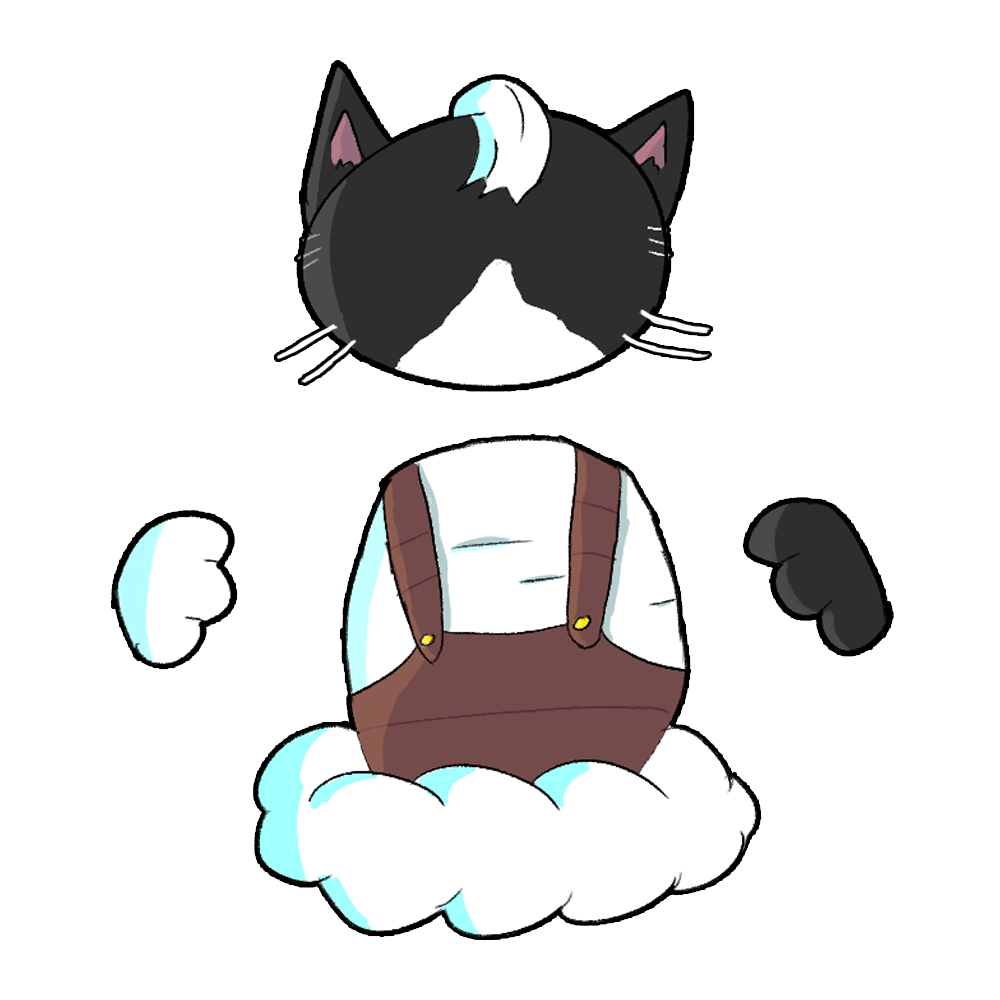
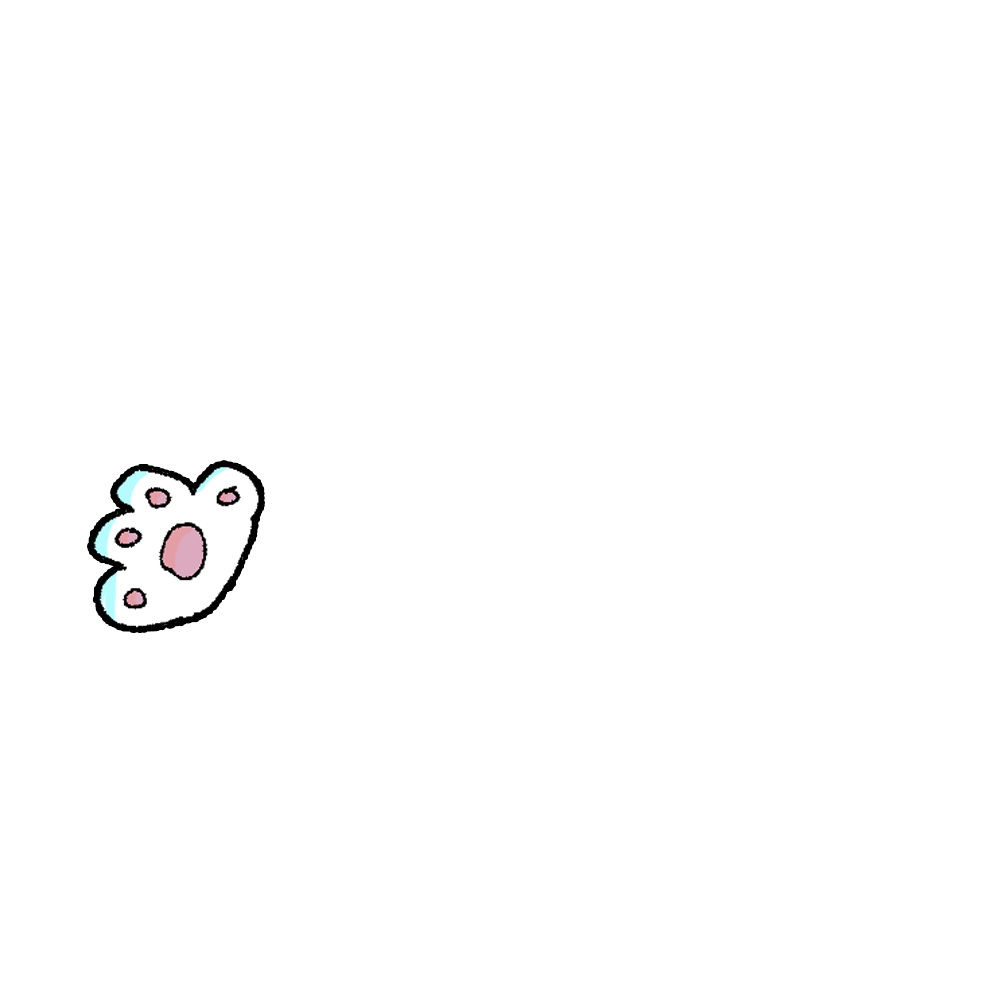
Layers edited between the first and the second 1000×1000 image:
added layer "Camada 5" in group "Agrupar 1" over bbox(90, 463, 262, 630)
hid "Camada 2" over bbox(113, 513, 235, 667)
hid "Camada 3" over bbox(745, 500, 891, 654)
hid "Camada 4" over bbox(276, 63, 711, 389)
hid "Camada 1" over bbox(256, 436, 759, 937)
